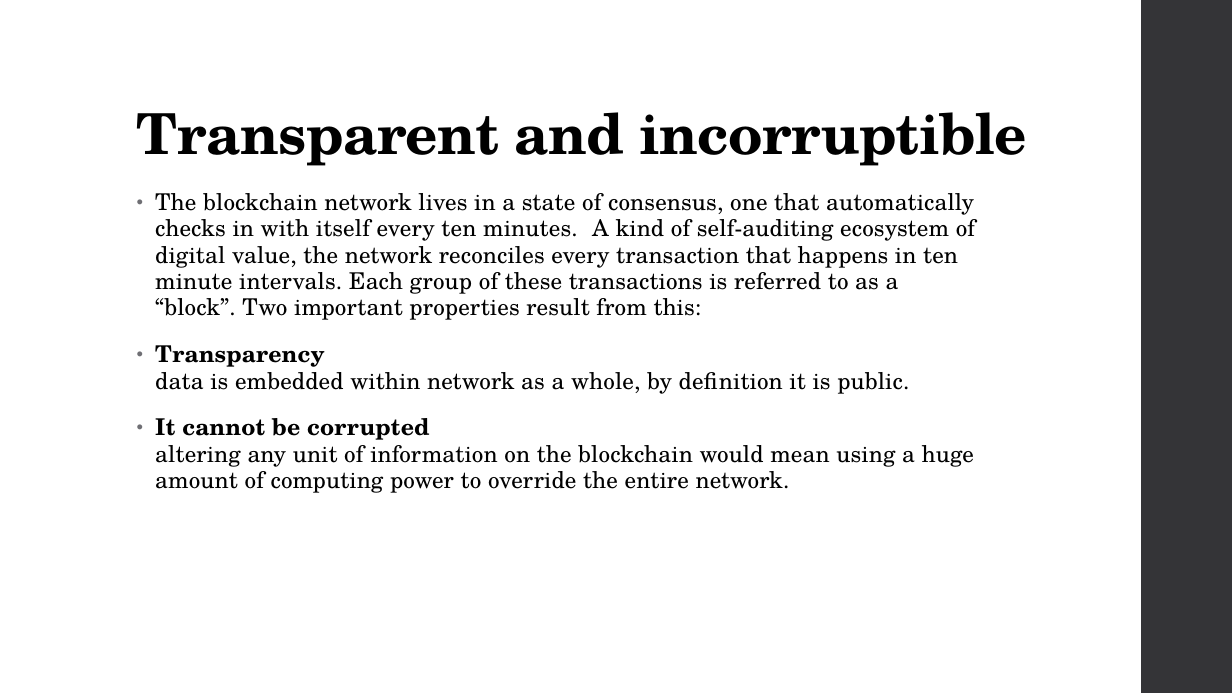
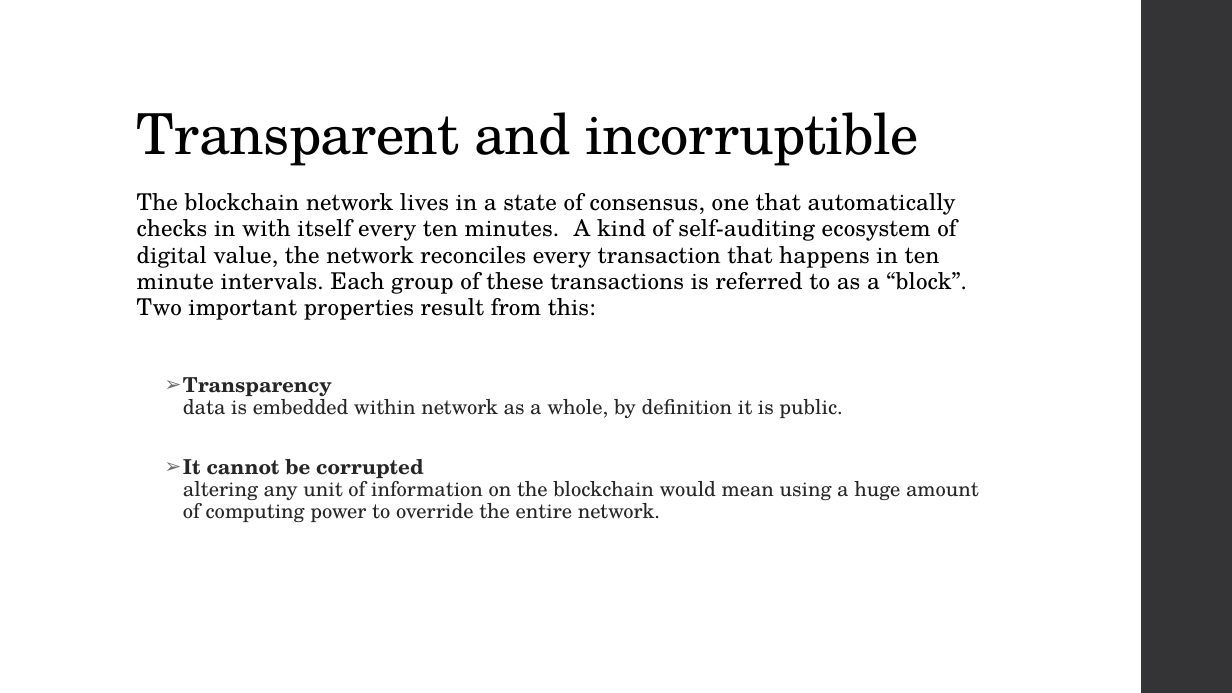
Before and after one commit to niravaga/CS-6650-BSDS-Assignment-3, a slide deck: slide 46 of BlockChain/BlockChain.pptx (slide 13 before the commit). Drawn at 1232x693 pixels with LibreOffice and Linux fonts; fonts in the diff are those of the drawing. Boxes give left, top, right and bottom in pixels: in the first picture for what was removed or moved away, otherwise in the second. Text is boxed around its words. In the diff, an @@ line names an element or a change of style, - is before the commit and + after.

```diff
--- a/BlockChain/BlockChain.pptx
+++ b/BlockChain/BlockChain.pptx
@@ title "Transparent and incorruptible" at <box>137,112,919,166</box>: bold off @@
@@ text "The blockchain network lives in ..." at <box>137,193,979,522</box>: size 18 to 16 pt, text colour #000000 to #262626, letter spacing 0.1 to 0 pt in "Transparency data is embedded within network as ...", "It cannot be corrupted altering any unit ..."; bullet • to none; bullet • to ➢; list level 1 to 2 in "Transparency data is embedded within ..."; line spacing 0.95 to 0.9; list level 1 to 2 in "It cannot be corrupted altering ..." @@
```
Also in this commit, not shown: 5 other slides changed, 17 slides added.
